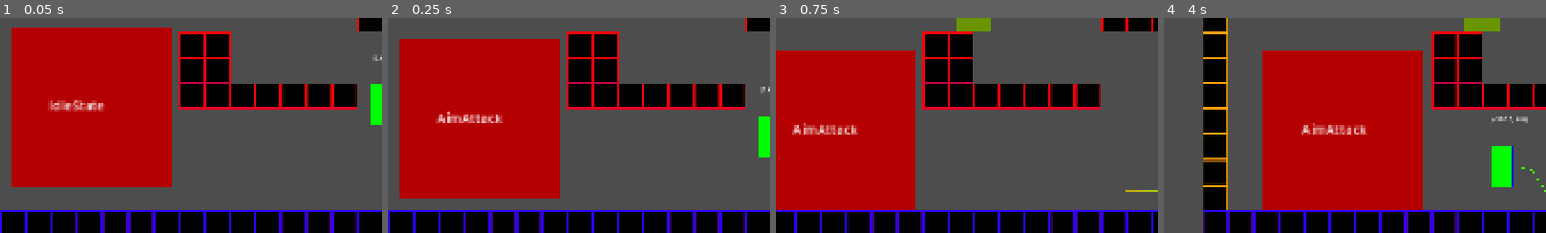
Above: before the commit, frames 1-4 (left to right).
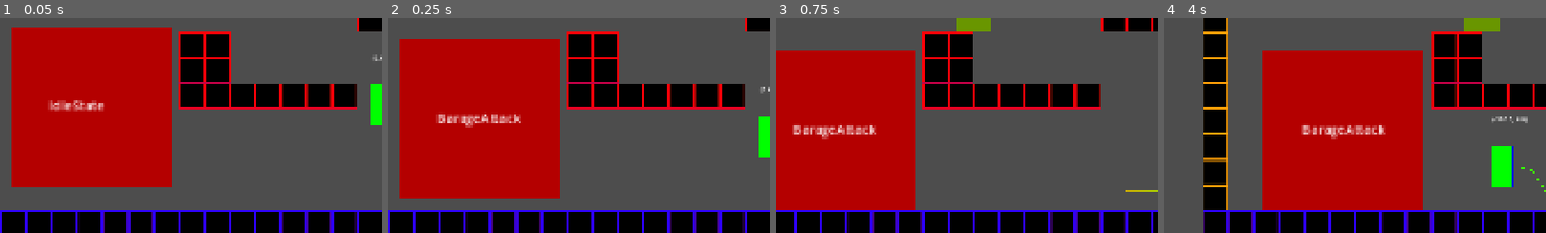
Above: after the commit, the same moments.

Repository: cmoll24/2025_IGC_Vela_Spark
Game: Godot game, scene res://src/levels/old/old_level_1V2.tscn
Same seed, same stepped clock (60 frames per second), same inputs: the game is played once before the commit and once after it. This scene is started directly instead of the project's main scene.
Inputs (mouse positions are % of the whole screen's width and height, from its top left):
- Up to frame 1 (0.05 s): no input
- Up to frame 2 (0.25 s): no input
- Up to frame 3 (0.75 s): tap Enter at 0.5 s; move the mouse to (45, 70) at 0.52 s; hold Right (move_right) from 0.53 s (still down); hold C (dash) from 0.53 s (still down); click (45, 70) at 0.67 s
- Up to frame 4 (4 s): tap Z (jump) at 0.77, 1.52, 3.02, 3.77 s; move the mouse to (80, 65) at 1.27 s; release C (dash) at 1.28 s; tap C (dash) at 1.35, 2.85 s; move the mouse to (20, 35) at 2.02 s; release Right (move_right) at 2.03 s; hold C (dash) 2.03-2.78 s; hold Left (move_left) from 2.03 s (still down); move the mouse to (55, 50) at 2.77 s; click (55, 50) at 2.92 s; move the mouse to (35, 25) at 3.52 s; hold C (dash) from 3.53 s (still down)
The pictures show only the part of the screen within x 0-50%, y 50-100%; the shares and areas given below are measured in that part.

Frame 1 is identical in both runs. In frame 2, 0.7% of the frame differs, in the area x 12-35%, y 43-52%; in frame 3, 0.7%; in frame 4, 0.8%, in the area x 36-58%, y 48-57%.
Error in both runs: Invalid access to property or key 'current_level' on a base object of type 'Nil'. (res://src/main/Globals.gd:20)

Commit message:
Added barrage attack

Diff:
--- a/2025-igc-boss/src/boss/Boss.tscn
+++ b/2025-igc-boss/src/boss/Boss.tscn
@@ -6,6 +6,7 @@
 [ext_resource type="Script" uid="uid://bwol4gnh5hoit" path="res://src/boss/boss_states/moveState.gd" id="4_qh7uy"]
 [ext_resource type="Script" uid="uid://dpuar77scsx66" path="res://src/boss/boss_states/teleportState.gd" id="5_f33m0"]
 [ext_resource type="Script" uid="uid://dbt6p8iuumtcu" path="res://src/boss/boss_states/aimAttack.gd" id="6_uiuc5"]
+[ext_resource type="Script" uid="uid://w23uns11vmqo" path="res://src/boss/boss_states/barageAttack.gd" id="7_ejgj4"]
 
 [sub_resource type="RectangleShape2D" id="RectangleShape2D_xw3os"]
 size = Vector2(400, 400)
@@ -61,6 +62,11 @@
 boss = NodePath("../..")
 metadata/_custom_type_script = "uid://dbt6p8iuumtcu"
 
+[node name="BarageAttack" type="Node" parent="Phase1StateMachine" node_paths=PackedStringArray("boss")]
+script = ExtResource("7_ejgj4")
+boss = NodePath("../..")
+metadata/_custom_type_script = "uid://w23uns11vmqo"
+
 [node name="Debug" type="Label" parent="."]
 offset_left = -104.0
 offset_top = -28.0
--- /dev/null
+++ b/2025-igc-boss/src/boss/boss_states/barageAttack.gd
@@ -0,0 +1,45 @@
+extends BossState
+class_name BarageAttack
+
+@export var boss : Boss
+
+@export var VOLLEY_COOLDOWN = 1.5
+@export var VOLLEY_NUMBER = 15
+
+var volley_number = VOLLEY_NUMBER
+var volley_timer = VOLLEY_COOLDOWN
+
+var projectile = load("res://src/projectile/arcBossProjectile.tscn")
+
+func enter(_arg):
+	volley_number = VOLLEY_NUMBER
+	volley_timer = 0
+#	target_location = boss.global_position + Vector2(50,0)
+
+func physics_update(delta: float) -> void:
+	volley(delta)
+
+	boss.velocity.y += boss.GRAVITY * delta
+	boss.move_and_slide()
+
+func volley(delta):
+	volley_timer -= delta
+	if volley_timer < 0:
+		volley_number -= 1
+		volley_timer = VOLLEY_COOLDOWN
+		summon_projectile(deg_to_rad(35), 550)
+		summon_projectile(deg_to_rad(55), 500)
+		summon_projectile(deg_to_rad(75), 450)
+	if volley_number < 0:
+		transition.emit("MoveState")
+
+
+func summon_projectile(angle : float, speed = 400) -> void:
+	var instance : ArcProjectile = projectile.instantiate()
+	instance.spawnPos = boss.global_position
+	var x_diff = Global.get_player().global_position.x - boss.global_position.x
+	instance.SPEED = speed
+	instance.angle = angle if x_diff > 0 else PI - angle
+	#instance.target_x = player_x - boss.global_position.x
+	#instance.arc_height = 30
+	Global.get_projectile_tree().add_child(instance)
--- a/2025-igc-boss/src/boss/boss_states/idleState.gd
+++ b/2025-igc-boss/src/boss/boss_states/idleState.gd
@@ -12,7 +12,7 @@
 	idle_duration -= delta
 
 	if idle_duration < 0:
-		transition.emit("AimAttack")
+		transition.emit("BarageAttack")
 
 	boss.velocity.y += boss.GRAVITY * delta
 	boss.velocity.x = move_toward(boss.velocity.x, 0, delta * boss.H_DECELERATION * boss.MOVE_SPEED)
--- /dev/null
+++ b/2025-igc-boss/src/projectile/arcBossProjectile.tscn
@@ -0,0 +1,34 @@
+[gd_scene load_steps=5 format=3 uid="uid://t8flaw23ra06"]
+
+[ext_resource type="Script" uid="uid://d2ecjt1mkbvjr" path="res://src/projectile/arcProjectile.gd" id="1_utdql"]
+[ext_resource type="Texture2D" uid="uid://n5v0b2ld27mk" path="res://assets/debug/projectile.png" id="2_v5ff4"]
+
+[sub_resource type="CircleShape2D" id="CircleShape2D_w7ro2"]
+radius = 16.03122
+
+[sub_resource type="CircleShape2D" id="CircleShape2D_rfvpp"]
+radius = 26.019224
+
+[node name="ArcBossProjectile" type="CharacterBody2D"]
+collision_layer = 128
+collision_mask = 2
+script = ExtResource("1_utdql")
+
+[node name="Sprite2D" type="Sprite2D" parent="."]
+modulate = Color(1, 0.57254905, 0, 1)
+position = Vector2(0, -5.9604645e-08)
+scale = Vector2(0.8, 0.8)
+texture = ExtResource("2_v5ff4")
+
+[node name="CollisionShape2D" type="CollisionShape2D" parent="."]
+shape = SubResource("CircleShape2D_w7ro2")
+debug_color = Color(0.85692406, 0.0007469893, 0.8846648, 0.41960785)
+
+[node name="Area2D" type="Area2D" parent="."]
+collision_layer = 128
+collision_mask = 2
+
+[node name="CollisionShape2D" type="CollisionShape2D" parent="Area2D"]
+shape = SubResource("CircleShape2D_rfvpp")
+
+[connection signal="body_entered" from="Area2D" to="." method="collide"]
Not shown: 1 places in 2025-igc-boss/src/boss/Boss.tscn that only renumber resources
Not shown, added: 2025-igc-boss/src/boss/boss_states/barageAttack.gd.uid
